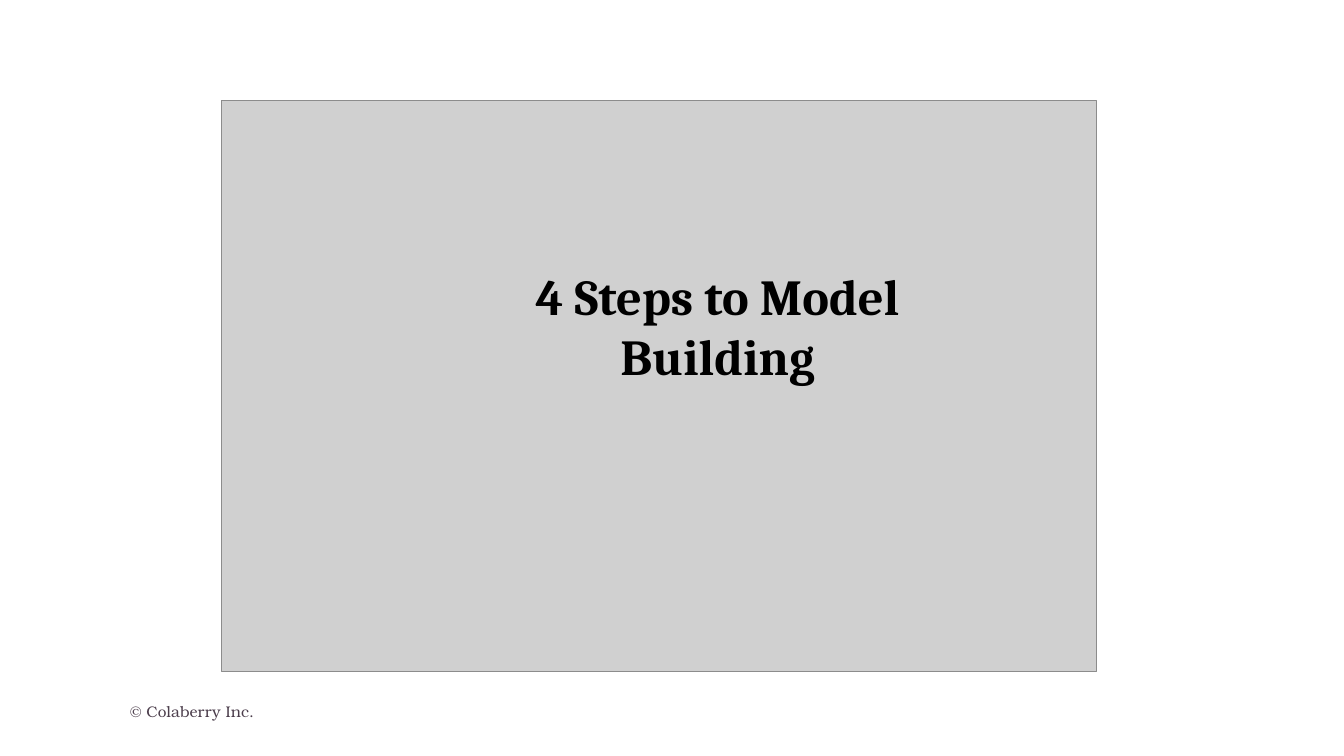
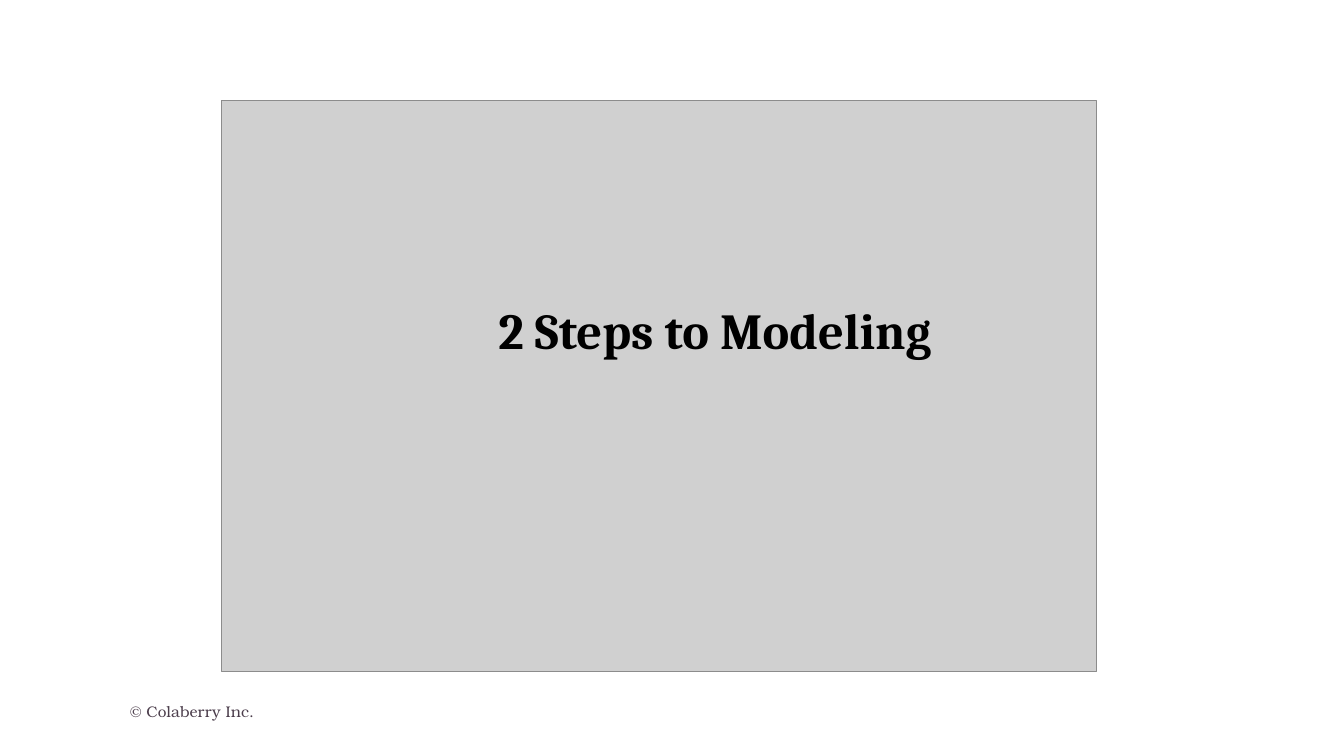
Before and after one commit to colaberry/DSin100days, a slide deck: slide 6 of content/01-The_Process_of_Data_Science/02-How_to_do_Data_Science/01-How_to_do_DS.pptx. Drawn at 1344x756 pixels with LibreOffice and Linux fonts; fonts in the diff are those of the drawing; grey boxes stand for pictures; background and template pictures are left out. Boxes give left, top, right and bottom in pixels: in the first picture for what was removed or moved away, otherwise in the second. Text is boxed around its words. In the diff, an @@ line names an element or a change of style, - is before the commit and + after.

```diff
--- a/content/01-The_Process_of_Data_Science/02-How_to_do_Data_Science/01-How_to_do_DS.pptx
+++ b/content/01-The_Process_of_Data_Science/02-How_to_do_Data_Science/01-How_to_do_DS.pptx
@@ text at [498, 314, 931, 360]: text changed @@
-4 Steps to Model Building
+2 Steps to Modeling
```
Also in this commit, not shown: 14 other slides changed, 9 slides added, 2 slides removed.
